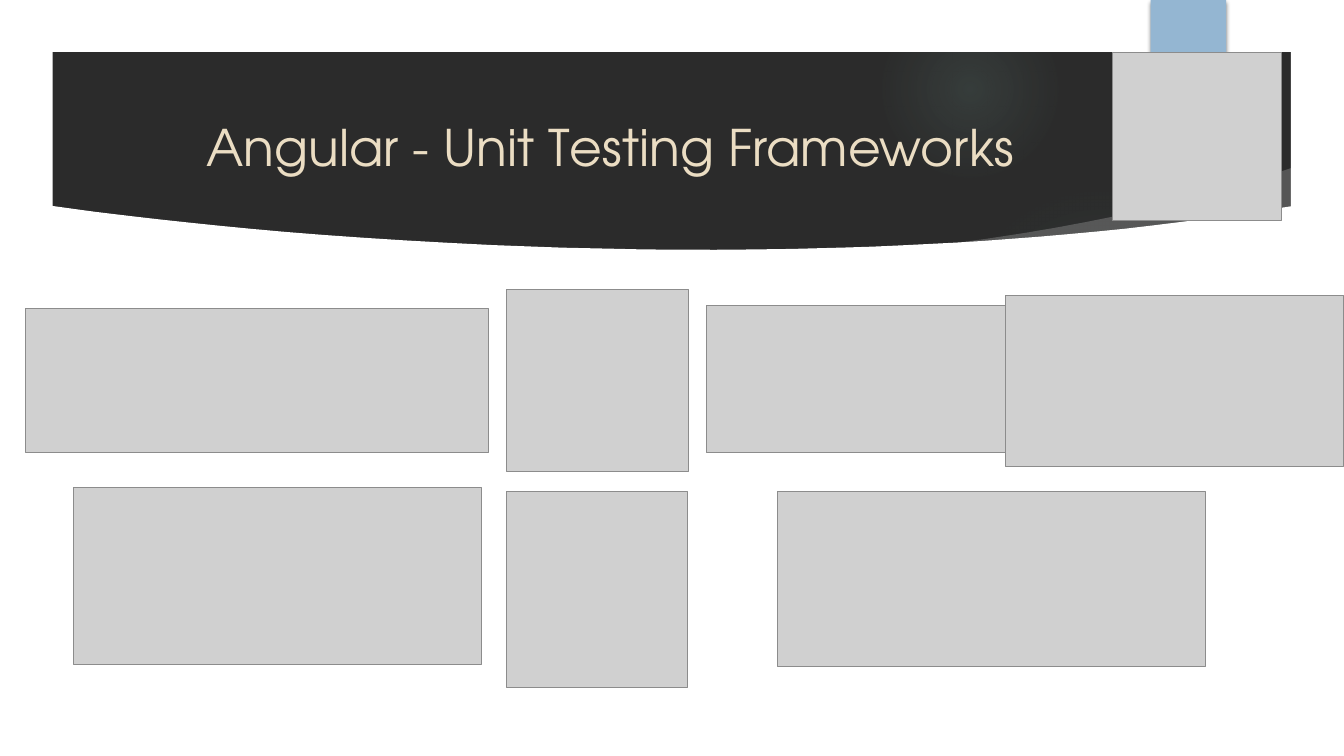
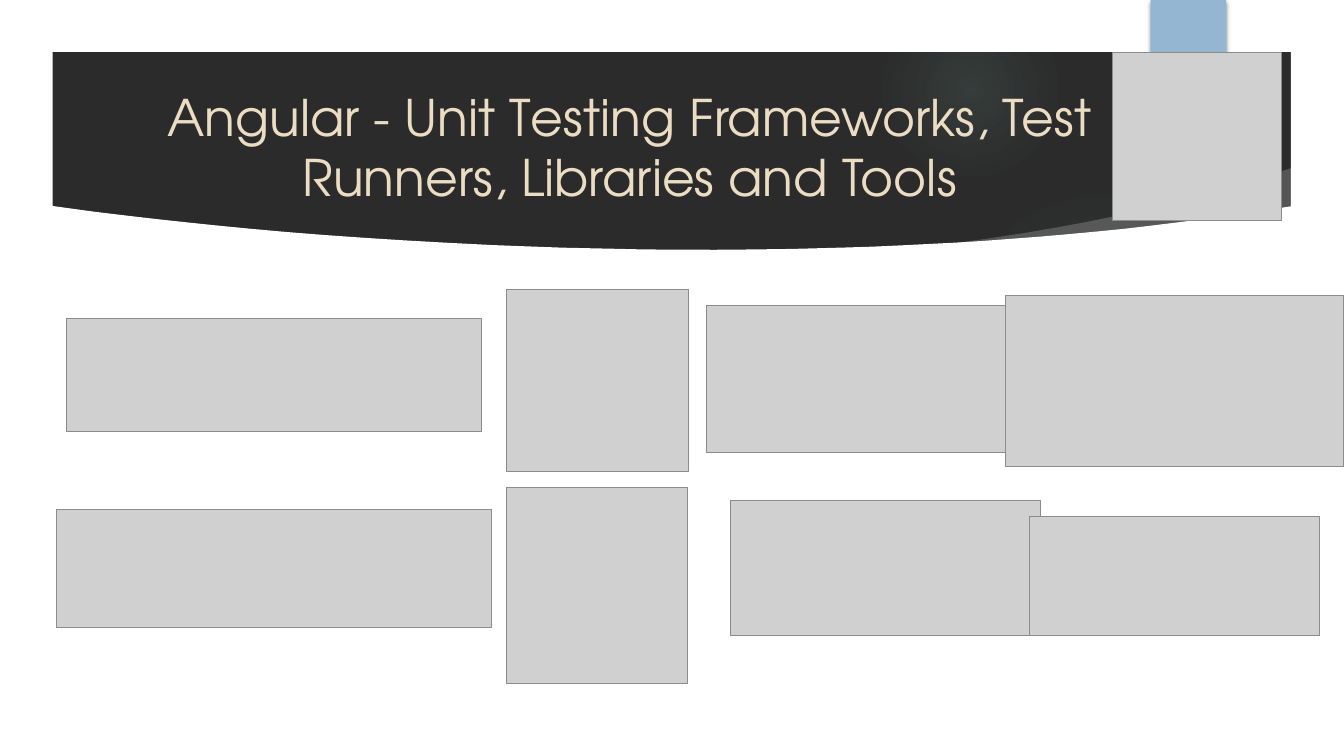
Before and after one commit to vhristov97/Prezentacija, a slide deck: slide 9 of UnitTestingFrameworks_VH_JN.pptx. Drawn at 1344x756 pixels with LibreOffice and Linux fonts; fonts in the diff are those of the drawing; grey boxes stand for pictures; background and template pictures are left out; a plain dark background stands for a picture behind light text. Boxes give left, top, right and bottom in pixels: in the first picture for what was removed or moved away, otherwise in the second. Text is boxed around its words. In the diff, an @@ line names an element or a change of style, - is before the commit and + after.

```diff
--- a/UnitTestingFrameworks_VH_JN.pptx
+++ b/UnitTestingFrameworks_VH_JN.pptx
@@ title at [168, 98, 1092, 200]: text changed @@
-Angular - Unit Testing Frameworks
+Angular - Unit Testing Frameworks, Test Runners, Libraries and Tools
@@ picture: place and size @@
-picture at [26, 309, 489, 453]
+picture at [67, 319, 482, 432]
@@ picture added at [56, 509, 492, 628] @@
@@ picture: place and size @@
-picture at [507, 492, 689, 688]
+picture at [507, 488, 689, 684]
@@ picture: place and size @@
-picture at [74, 488, 481, 665]
+picture at [731, 501, 1041, 636]
@@ picture: place and size @@
-picture at [777, 492, 1205, 667]
+picture at [1029, 517, 1320, 636]
```
Also in this commit, not shown: 5 other slides changed, 2 slides added, 1 slide removed.
